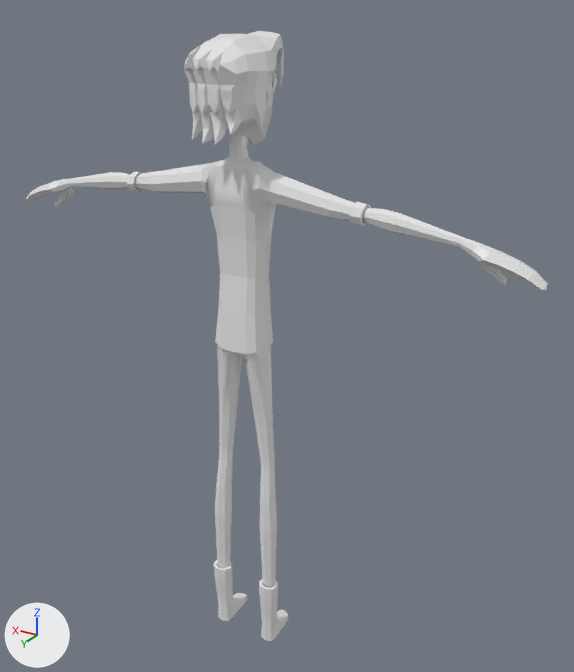
What one commit did to the FBX model Assets/Resources/Models/Players/New Models/Goth.fbx.
Both versions are drawn from a 50 mm camera at (-3.56, 5.29, 5.87) aimed at (-0.26, -0.2, 3.12). The lights are fixed; the arrows at lower left show +X, +Y and +Z. Where no turn or scale is listed for an object, it has been applied to the vertices. Vertices at the same position are counted once.

Names of what the first picture shows: 'Body'.
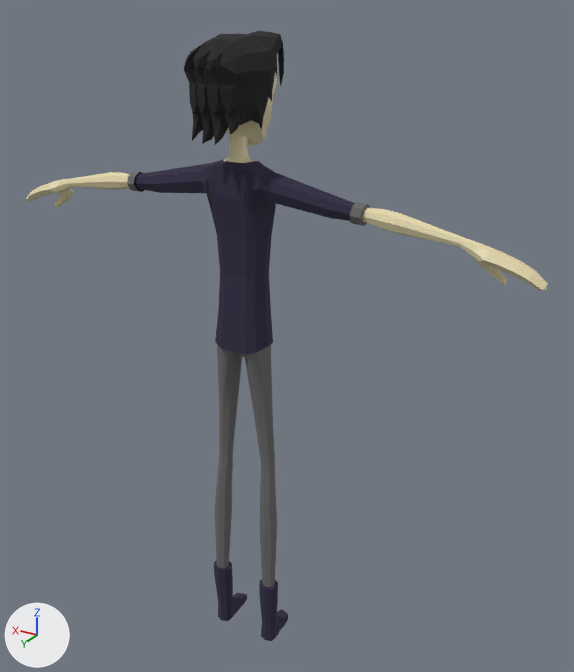
Pixel boxes (x1, y1, x2, y2) of what changed, in the pictures (574 x 672 px; the box of a moved part takes in the faces that stretch with it):
part 1 of me_cube, moved or reshaped: before (215, 510, 277, 587); after (215, 510, 277, 588)
part 2 of me_cube, moved or reshaped: (266, 70, 275, 102) in both
part 3 of me_cube, recoloured (white to beige): (26, 73, 548, 291) in both
part 4 of me_cube, recoloured (grey to black): (184, 31, 284, 145) in both
part 5 of me_cube, recoloured (grey to blue): (134, 160, 355, 641) in both
part 6 of me_cube, recoloured: (127, 172, 371, 532) in both

Diff of the bpy script that builds the scene:
```diff
--- a/Assets/Resources/Models/Players/New Models/Goth.fbx.py
+++ b/Assets/Resources/Models/Players/New Models/Goth.fbx.py
@@ mat_accent @@
+mat_accent = principled_material('Accent')
+mat_accent.base_color = (0.0662, 0.0196, 0.0678)  # dark purple #49264a
@@ mat_hair @@
+mat_hair = principled_material('Hair')
+mat_hair.base_color = (0.014, 0.014, 0.014)  # black #1f1f1f
+mat_hair.roughness = 1.0
@@ mat_secondary @@
+mat_secondary = principled_material('Secondary')
+mat_secondary.base_color = (0.663, 0.663, 0.663)  # light grey #d5d5d5
+mat_secondary.roughness = 1.0
@@ mat_primary @@
+mat_primary = principled_material('Primary')
+mat_primary.base_color = (0.0282, 0.024, 0.0558)  # dark blue #2f2b43
+mat_primary.roughness = 1.0
@@ mat_tertiary @@
+mat_tertiary = principled_material('Tertiary')
+mat_tertiary.base_color = (0.141, 0.141, 0.141)  # dark grey #696969
+mat_tertiary.roughness = 1.0
@@ mat_eyewhites @@
+mat_eyewhites = principled_material('EyeWhites')
+mat_eyewhites.base_color = (1.0, 1.0, 1.0)  # white #ffffff
+mat_eyewhites.roughness = 0.0
@@ mat_eyes @@
+mat_eyes = principled_material('Eyes')
+mat_eyes.base_color = (0.0224, 0.0201, 0.0394)  # dark blue #292738
@@ mat_skin @@
+mat_skin = principled_material('Skin')
+mat_skin.base_color = (0.799, 0.708, 0.429)  # beige #e7dbaf
@@ me_cube @@
 # used by ob_body; location = (0.0, 0.0, 0.0)
 # verts and faces of me_cube; kept vertices keep their numbers, new ones are numbered from 1404
 # before: 1342 (-0.31, 0.12, 5.23) at pixel (269, 89), 1343 (-0.3, 0.12, 5.32) at pixel (269, 75), 1345 (-0.29, 0.05, 5.33) at pixel (272, 74)
-me_cube.from_pydata(...)  # 1404 vertices, 1436 faces; spans x -2.46..2.46, y -0.31..0.54, z 0.01..5.61
+me_cube.from_pydata(...)  # 1388 vertices, 1436 faces; spans x -2.46..2.46, y -0.31..0.54, z 0.01..5.61
+# me_cube part 1
+# 16 vertices are removed from x -0.33..0.33, y 0.07..0.19, z 0.67
+# 16 faces are deleted
+# 16 new faces join them, mat_tertiary (dark grey #696969)
+# me_cube part 2
+verts[1342] = (-0.31, 0.12, 5.23)  # moved, pixel (270, 89)
+verts[1343] = (-0.32, 0.11, 5.32)  # moved, pixel (271, 76)
+verts[1345] = (-0.31, 0.05, 5.33)  # moved, pixel (274, 74)
+# me_cube part 3: 382 faces spanning x -2.46..2.46, y -0.25..0.24, z 4.0..5.46 switch from mat_material (white #e7e7e7) to mat_skin (beige #e7dbaf)
+# me_cube part 4: 255 faces spanning x -0.32..0.32, y -0.31..0.54, z 4.85..5.61 switch from mat_material (white #e7e7e7) to mat_hair (black #1f1f1f)
+# me_cube part 5: 366 faces spanning x -1.05..1.06, y -0.18..0.24, z 0.01..4.68 switch from mat_material (white #e7e7e7) to mat_primary (dark blue #2f2b43)
+# me_cube part 6: 145 faces spanning x -1.12..1.12, y -0.07..0.22, z 1.31..4.47 switch from mat_material (white #e7e7e7) to mat_tertiary (dark grey #696969)
+me_cube.materials.append(mat_eyewhites)  # white #ffffff
+me_cube.materials.append(mat_eyes)  # dark blue #292738
+me_cube.materials.append(mat_secondary)  # light grey #d5d5d5
+me_cube.materials.append(mat_accent)  # dark purple #49264a
```
